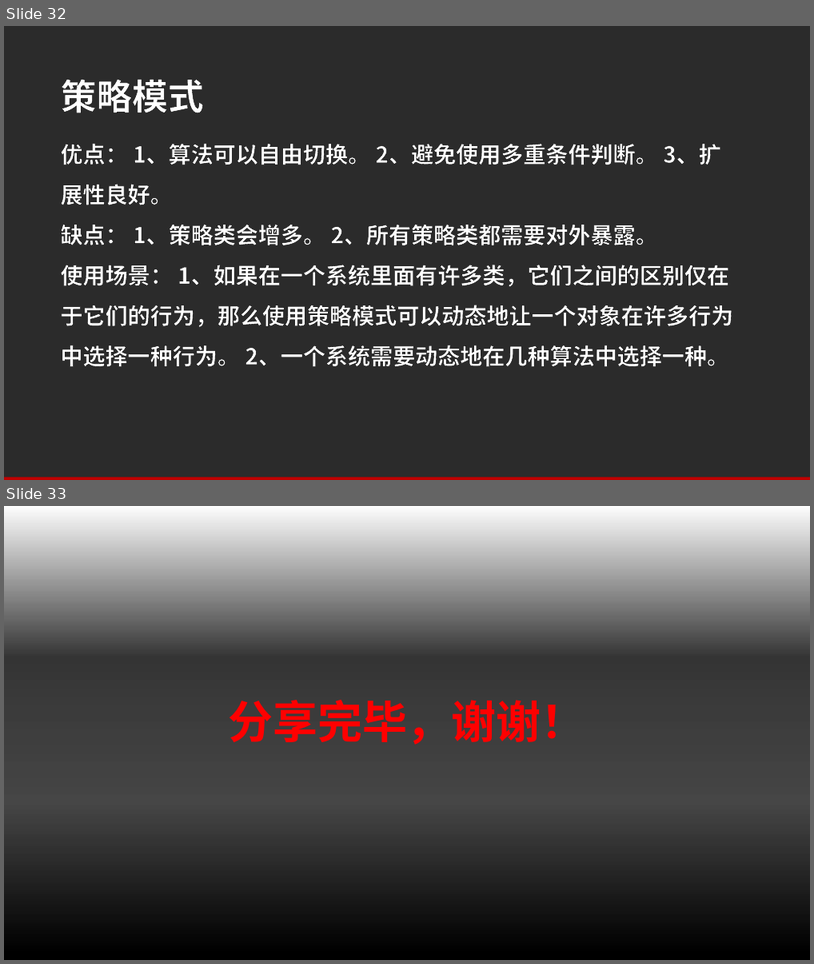
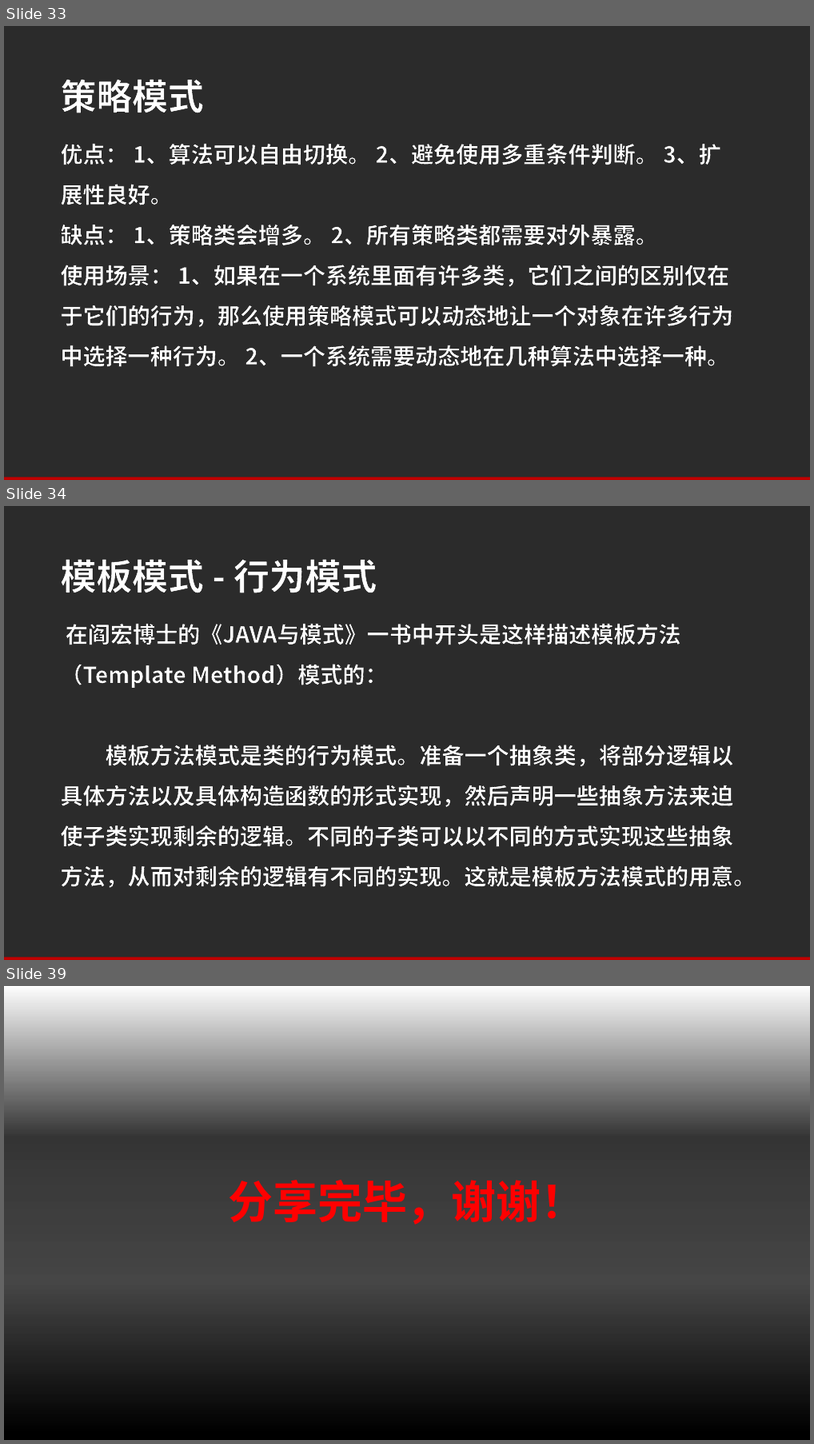
Before and after one commit to angellee1988/design-pattern, a slide deck: 常用设计模式.pptx. Shown one above the other, each under a label of ours: slides 32 and 33 before the commit, slides 33, 34 and 39 after it; the slides between them are not shown. The pictures are 814x964 and 814x1444 pixels, drawn with LibreOffice and Linux fonts; fonts in the diff are those of the drawing; background and template pictures are left out; a plain dark background stands for a picture behind light text. Boxes give left, top, right and bottom in pixels: in the first picture for what was removed or moved away, otherwise in the second. Text is boxed around its words. In the diff, an @@ line names an element or a change of style, - is before the commit and + after.

```diff
--- a/常用设计模式.pptx
+++ b/常用设计模式.pptx
@@ slide 34 added at [4,506,810,960], background picture (left out); not listed: 1 template element that a slide beside it also shows @@
@@ text added at [61,560,377,593], 32 pt, text #FFFFFF, bold @@
+模板模式 - 行为模式
@@ text added at [61,624,756,888], 20 pt, text #FFFFFF, bold @@
+在阎宏博士的《JAVA与模式》一书中开头是这样描述模板方法（Template Method）模式的：
+模板方法模式是类的行为模式。准备一个抽象类，将部分逻辑以具体方法以及具体构造函数的形式实现，然后声明一些抽象方法来迫使子类实现剩余的逻辑。不同的子类可以以不同的方式实现这些抽象方法，从而对剩余的逻辑有不同的实现。这就是模板方法模式的用意。
@@ what was slide 32 is now slide 33 @@
@@ what was slide 33 is now slide 39 @@
```
Also in this commit, not shown: 4 slides changed, 5 other slides added.
